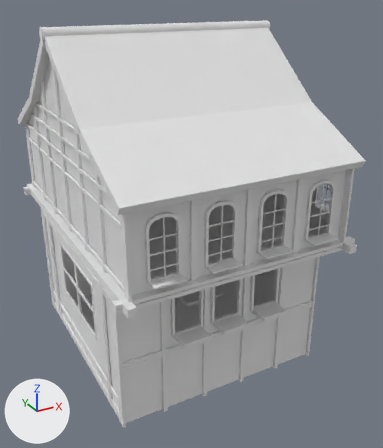
What one commit did to the OBJ model ProyectoFinal/ProyectoFinal/Models/Fachada/Fachada.obj.
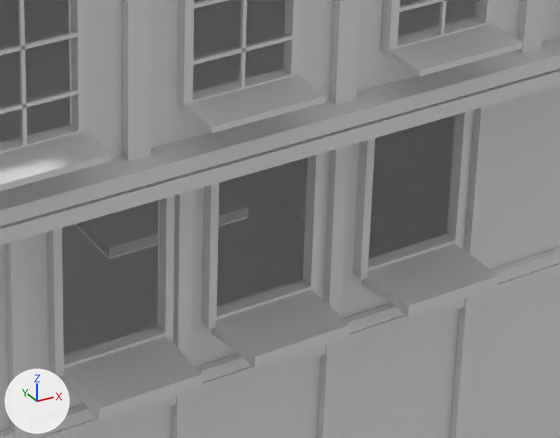
Each version appears first whole from a camera (50 mm lens) standing at (-36.0, -71.4, 56.0) and looking at (2.9, -0.7, 20.6), and next in a close-up on the part from 41% to 79% of the width and 53% to 79% of the height. The axes (+X, +Y, +Z) are drawn at lower left. The lights are the same throughout. Where no turn or scale is listed for an object, it has been applied to the vertices.

Script lines for the objects in view, before the commit:
```python
me_fachada = bpy.data.meshes.new('Fachada')
me_fachada.from_pydata(...)  # 2566 vertices, 4339 faces; spans x -18.5..24.5, y -22.9..26.3, z -0.6..51.7
me_fachada.materials.append(mat_fachada_initialshadinggroup)  # white #e7e7e7
me_fachada.materials.append(mat_fachada_phong1sg)  # white #e7e7e7
me_fachada.materials.append(mat_fachada_initialshadinggroup5)  # white #e7e7e7
me_fachada.materials.append(mat_fachada_phong3sg)  # white #e7e7e7
me_fachada.materials.append(mat_fachada_phong4sg)  # white #e7e7e7
me_fachada.materials.append(mat_fachada_phong7sg2)  # white #e7e7e7
me_fachada.materials.append(mat_fachada_phong2sg)  # white #e7e7e7
me_fachada.materials.append(mat_fachada_initialshadinggroup7)  # white #e7e7e7
me_fachada.materials.append(mat_fachada_phong7sg)  # white #e7e7e7
me_fachada.materials.append(mat_fachada_initialshadinggroup2)  # white #e7e7e7
me_fachada.materials.append(mat_fachada_phong5sg)  # white #e7e7e7
me_fachada.materials.append(mat_fachada_phong3sg2)  # white #e7e7e7
me_fachada.materials.append(mat_fachada_phong9sg)  # white #e7e7e7
ob_fachada = bpy.data.objects.new('Fachada', me_fachada)
ob_fachada.location = (0.0, 0.0, 0.0)
```
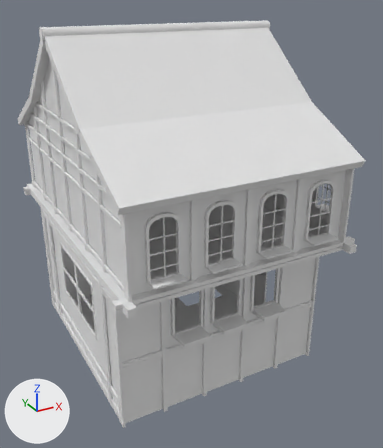
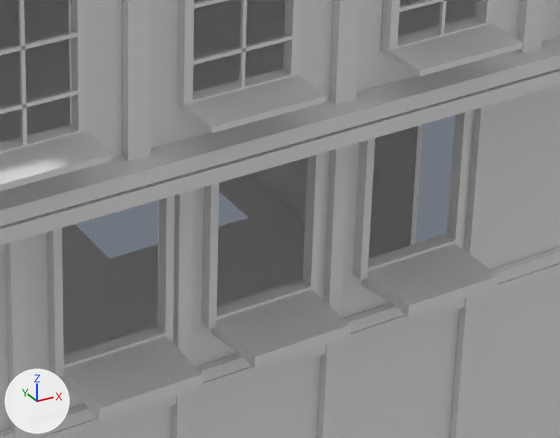
Changed parts and their boxes (x1, y1, x2, y2) in the close-ups (560 x 438 px):
part 1 of me_fachada, deleted: before (76, 183, 248, 258)
part 2 of me_fachada, deleted: before (411, 115, 455, 245)

What changed in the scene script:
```text
Change me_fachada:
    where me_fachada.from_pydata(...)  # 2566 vertices, 4339 faces; spans x -18.5..24.5, y -22.9..26.3, z -0.6..51.7
    used by ob_fachada; location = (0.0, 0.0, 0.0)
    me_fachada part 1: the loose piece of 8 vertices spanning x 5.9..14.1, y 6.7..18.0, z -0.3..0.3 is deleted
    me_fachada part 2: the loose piece of 8 vertices spanning x 16.6..16.7, y -10.3..-3.9, z 0.8..13.6 is deleted
    remove me_fachada.materials.append(mat_fachada_phong3sg2)  # white #e7e7e7
    remove me_fachada.materials.append(mat_fachada_phong9sg)  # white #e7e7e7
```
